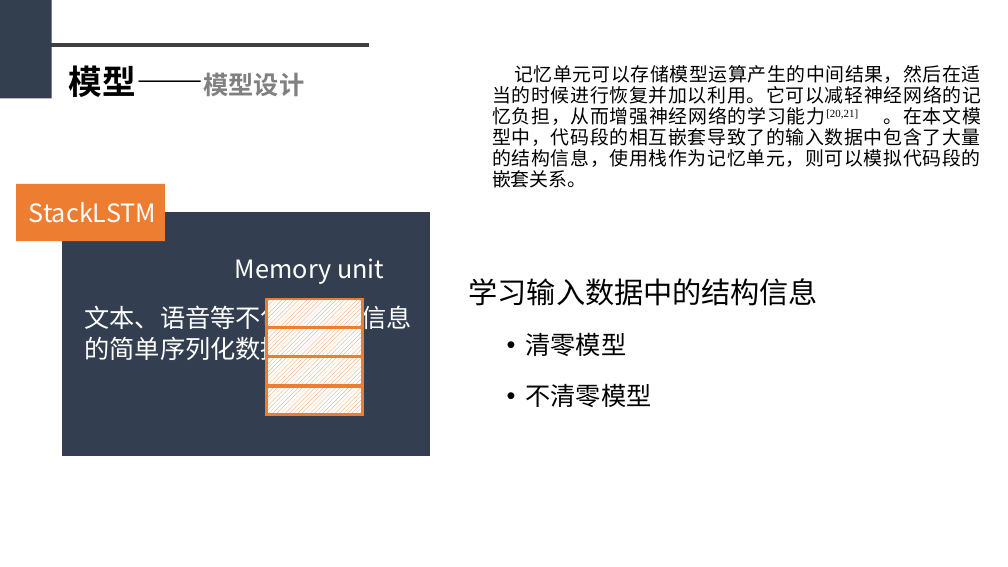
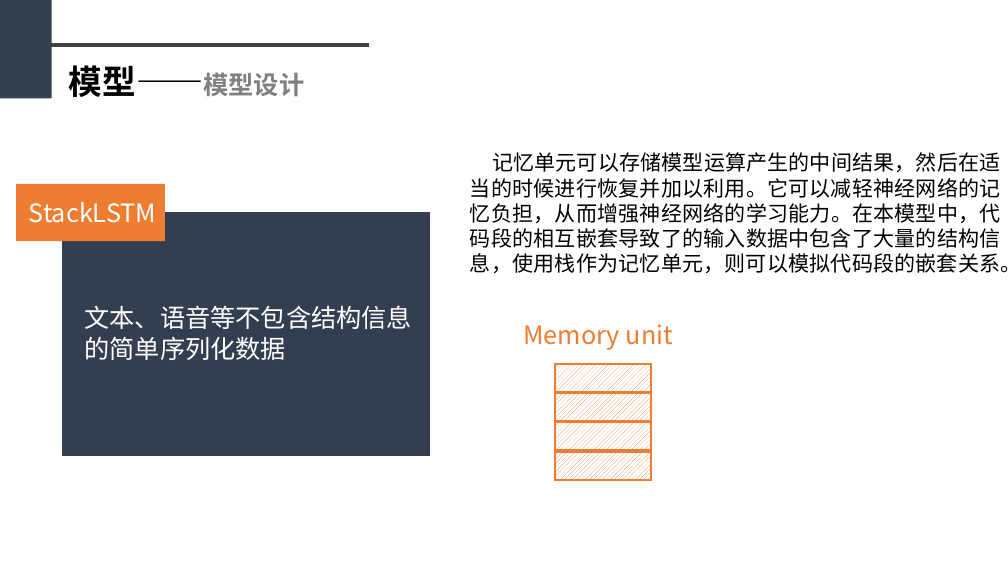
Before and after one commit to sfzhou5678/lstm, a slide deck: slide 17 of 毕业答辩PPT初稿1.pptx. Drawn at 1008x567 pixels with LibreOffice and Linux fonts; fonts in the diff are those of the drawing. Boxes give left, top, right and bottom in pixels: in the first picture for what was removed or moved away, otherwise in the second. Text is boxed around its words. In the diff, an @@ line names an element or a change of style, - is before the commit and + after.

```diff
--- a/毕业答辩PPT初稿1.pptx
+++ b/毕业答辩PPT初稿1.pptx
@@ text at bbox=[470, 152, 1008, 273]: text changed; size 18 to 20 pt; font Times New Roman to Noto Sans CJK SC @@
-记忆单元可以存储模型运算产生的中间结果，然后在适当的时候进行恢复并加以利用。它可以减轻神经网络的记忆负担，从而增强神经网络的学习能力[20,21] 。在本文模型中，代码段的相互嵌套导致了的输入数据中包含了大量的结构信息，使用栈作为记忆单元，则可以模拟代码段的嵌套关系。
+记忆单元可以存储模型运算产生的中间结果，然后在适当的时候进行恢复并加以利用。它可以减轻神经网络的记忆负担，从而增强神经网络的学习能力。在本模型中，代码段的相互嵌套导致了的输入数据中包含了大量的结构信息，使用栈作为记忆单元，则可以模拟代码段的嵌套关系。
@@ text removed at bbox=[469, 278, 818, 407] @@
-学习输入数据中的结构信息
-  • 清零模型
-  • 不清零模型
@@ text "Memory unit" at bbox=[523, 324, 673, 350]: text colour #FFFFFF to #ED7D31 @@
@@ 4 rectangles, 1 text: place and size @@
-4 rectangles, 1 text at bbox=[235, 258, 384, 414]
+4 rectangles, 1 text at bbox=[523, 324, 673, 479]
```
Also in this commit, not shown: 12 other slides changed, 1 slide added, 4 other files.
